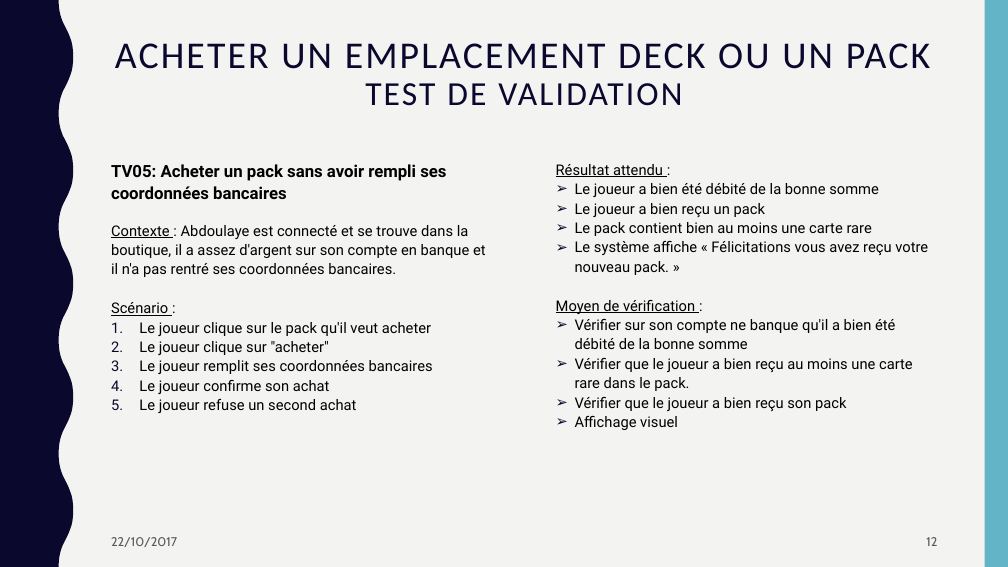
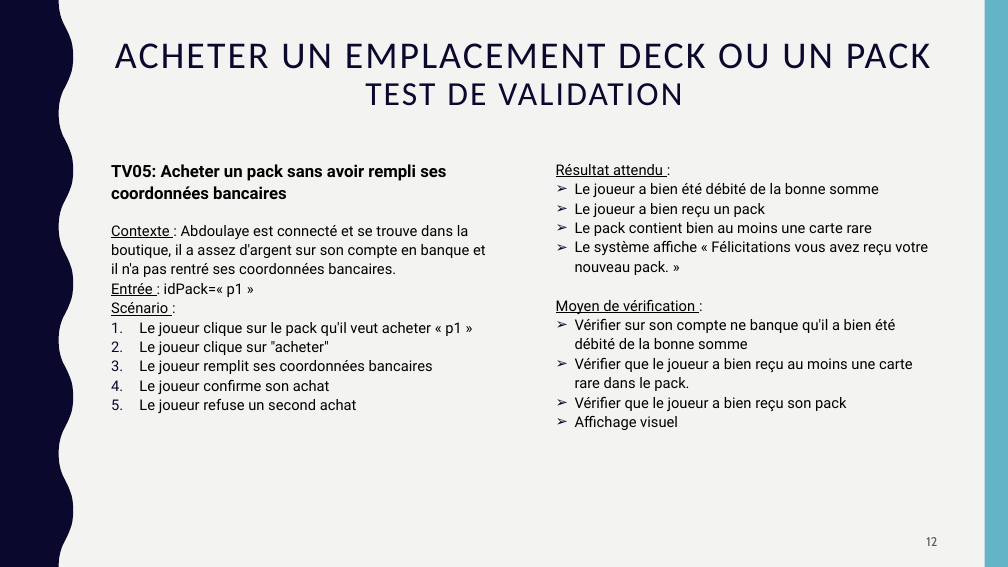
Before and after one commit to AlexiaBourmaud/StoneHearth, a slide deck: slide 12 of presentation/présentation2.pptx. Drawn at 1008x567 pixels with LibreOffice and Linux fonts; fonts in the diff are those of the drawing. Boxes give left, top, right and bottom in pixels: in the first picture for what was removed or moved away, otherwise in the second. Text is boxed around its words. In the diff, an @@ line names an element or a change of style, - is before the commit and + after.

```diff
--- a/presentation/présentation2.pptx
+++ b/presentation/présentation2.pptx
@@ text at (111, 283, 244, 297): paragraph added @@
+Entrée : idPack=« p1 »
@@ text at (139, 322, 462, 336): text changed @@
-1. Le joueur clique sur le pack qu'il veut acheter
+1. Le joueur clique sur le pack qu'il veut acheter « p1 »
@@ text removed at (111, 537, 177, 547) @@
-22/10/2017
```
Also in this commit, not shown: 18 other slides changed.
